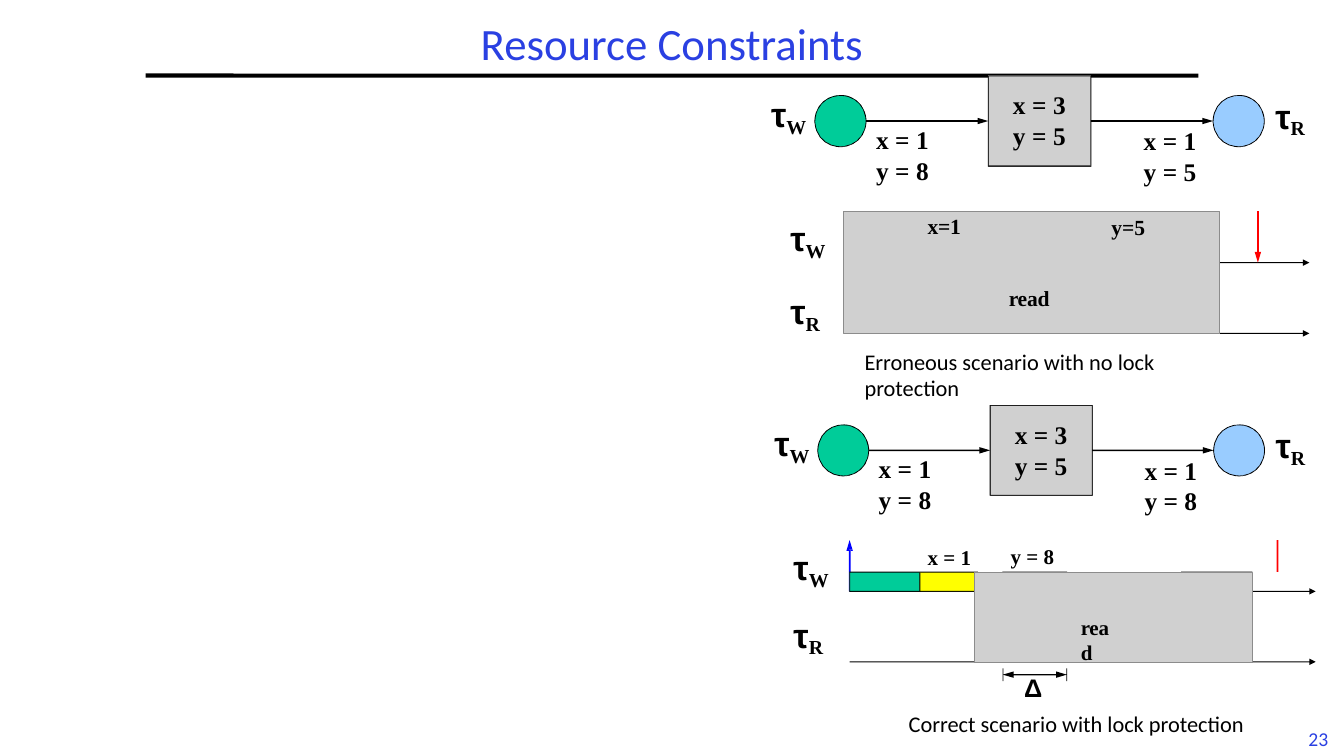
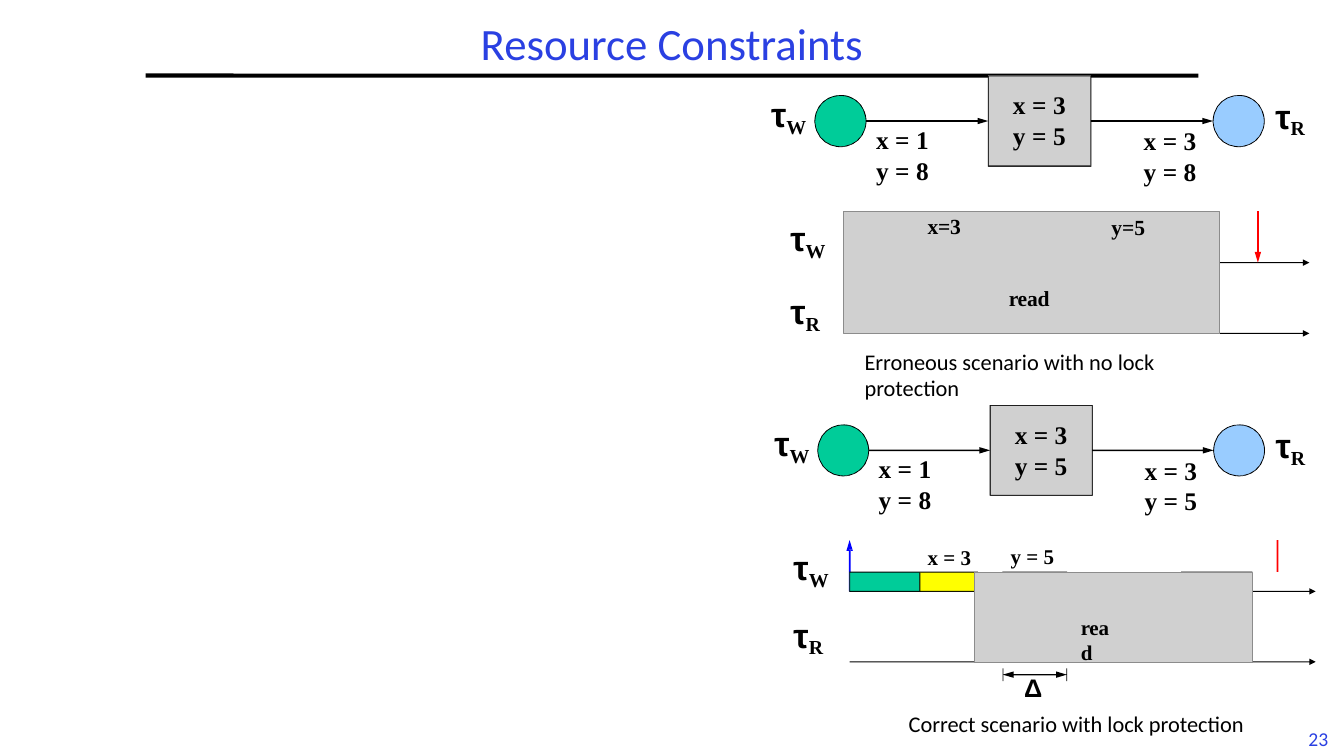
Before and after one commit to guhofstra/CSC256Fa25, a slide deck: slide 23 of PPTs/L6-RTScheduling I.pptx. Drawn at 1344x756 pixels with LibreOffice and Linux fonts; fonts in the diff are those of the drawing; grey boxes stand for pictures; background and template pictures are left out. Boxes give left, top, right and bottom in pixels: in the first picture for what was removed or moved away, otherwise in the second. Text is boxed around its words. In the diff, an @@ line names an element or a change of style, - is before the commit and + after.

```diff
--- a/PPTs/L6-RTScheduling I.pptx
+++ b/PPTs/L6-RTScheduling I.pptx
@@ text at [1144,133,1197,187]: text changed @@
-x = 1
-y = 5
+x = 3
+y = 8
@@ text at [928,219,961,235]: text changed @@
-x=1
+x=3
@@ text at [1145,463,1197,516]: text changed @@
-x = 1
-y = 8
+x = 3
+y = 5
@@ text at [928,551,971,566]: text changed @@
-x = 1
+x = 3
@@ text at [1011,550,1054,569]: text changed @@
-y = 8
+y = 5
```
Also in this commit, not shown: 2 other slides changed, 6 other files.
